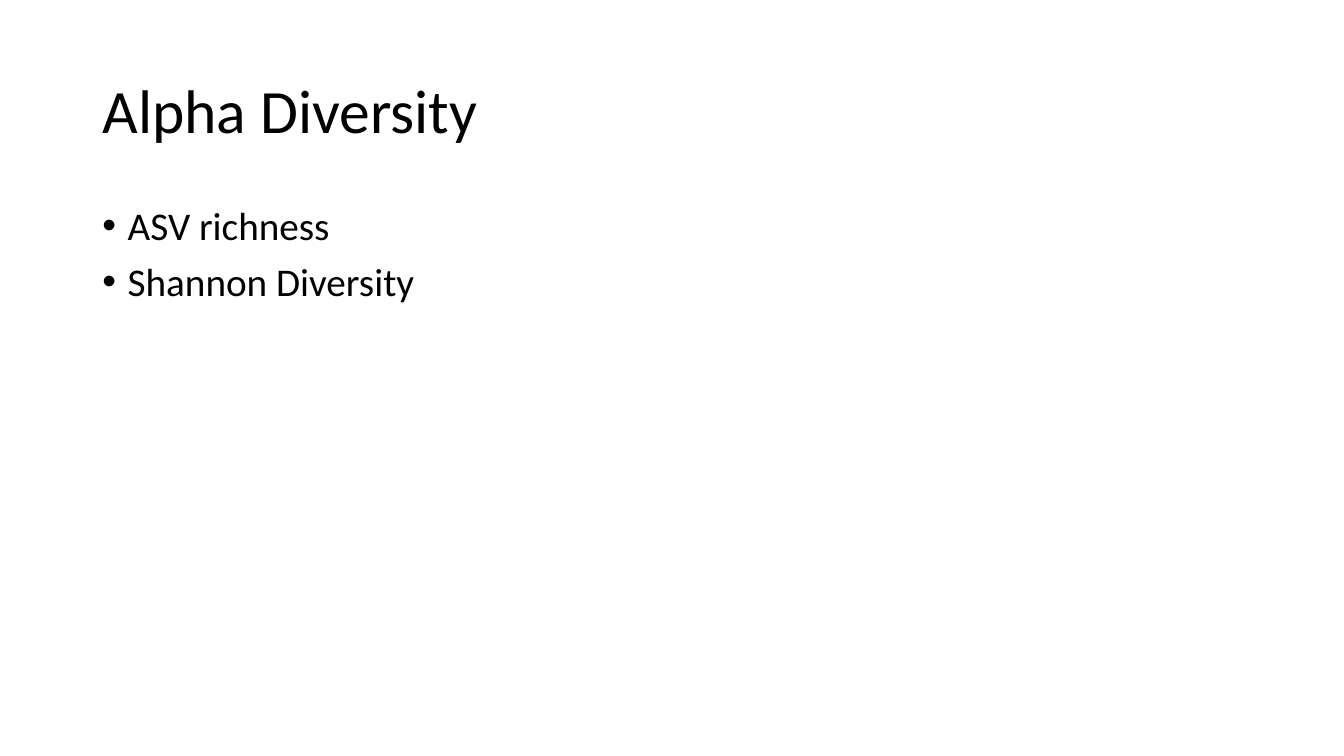
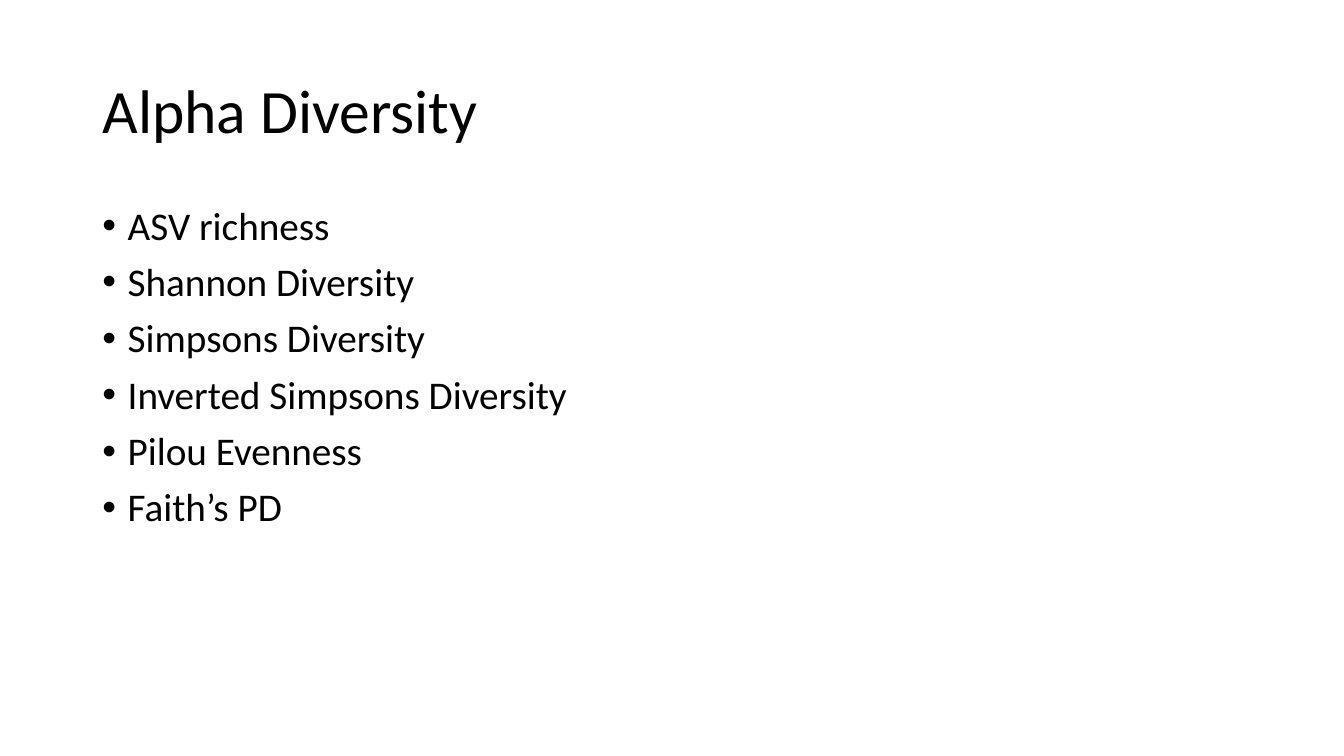
Before and after one commit to amysolman/PhD, a slide deck: slide 13 of Projects/Chapter1/community-assembly.pptx (slide 12 before the commit). Drawn at 1344x756 pixels with LibreOffice and Linux fonts; fonts in the diff are those of the drawing. Boxes give left, top, right and bottom in pixels: in the first picture for what was removed or moved away, otherwise in the second. Text is boxed around its words. In the diff, an @@ line names an element or a change of style, - is before the commit and + after.

```diff
--- a/Projects/Chapter1/community-assembly.pptx
+++ b/Projects/Chapter1/community-assembly.pptx
@@ text at (x1=128, y1=325, x2=567, y2=522): paragraphs added @@
+• Simpsons Diversity
+• Inverted Simpsons Diversity
+• Pilou Evenness
+• Faith’s PD
```
Also in this commit, not shown: 5 slides added, 2 slides removed, 38 other files.
